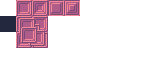
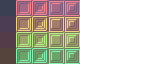
Layer changes from the first w=160, h=80 image to the second:
removed layer "tiles.png copy" (was soft light) over (0, 0, 80, 48)
painted on "tiles.png" over (0, 0, 80, 64)
